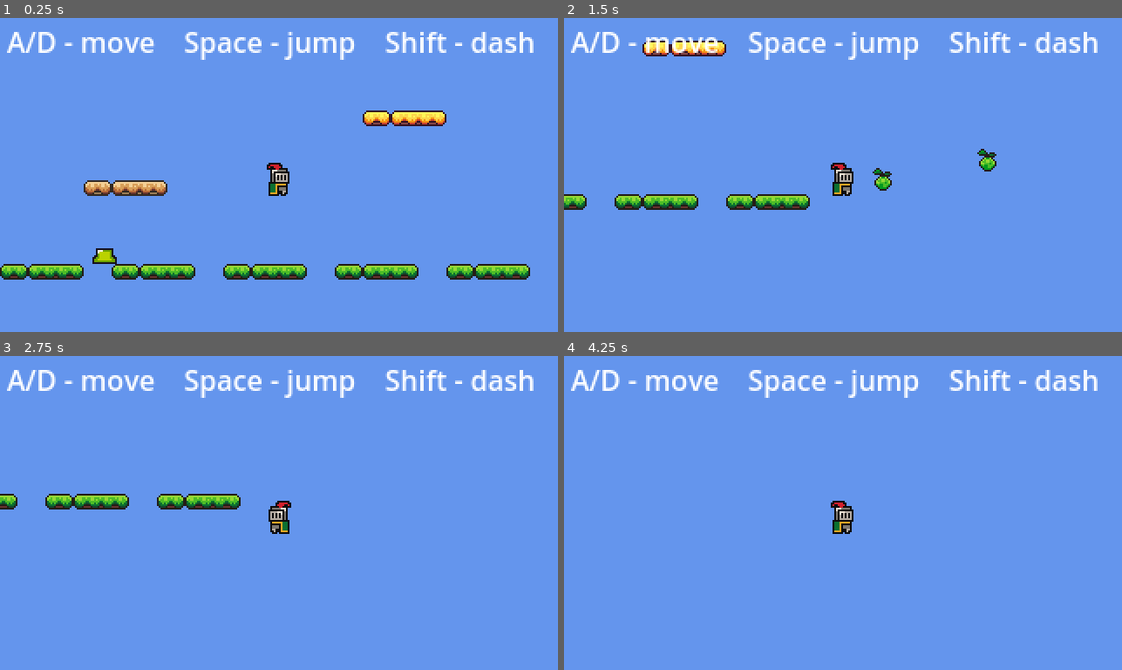
Above: before the commit, frames 1-4 (two rows, left to right).
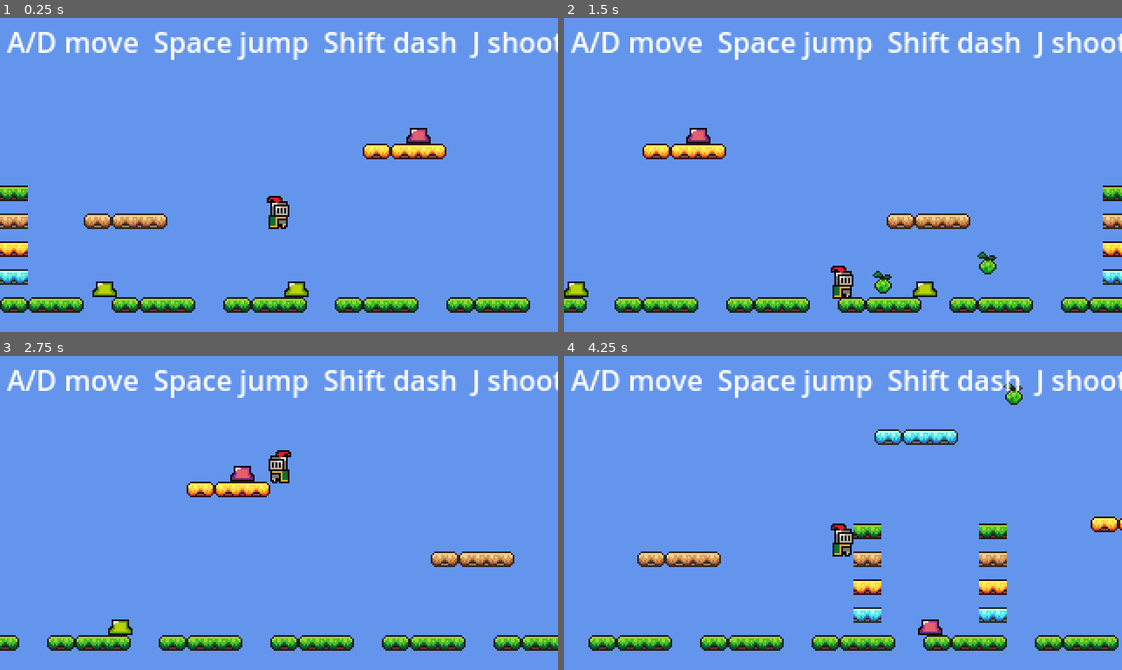
Above: after the commit, the same moments.

Repository: SolutionsByCarson/ScratchPad
Game: Godot game, scene res://scenes/main.tscn
The game is run twice, just before and just after one commit, with the same random seed, the same clock (stepped at 60 frames per second) and the same inputs.
Inputs:
- Up to frame 1 (0.25 s): no input
- Up to frame 2 (1.5 s): hold D (move_right) from 0.53 s (still down); tap Shift (dash) at 0.6 s; tap Space (jump) at 0.77, 1.07 s; tap J (shoot) at 0.8, 1.35 s
- Up to frame 3 (2.75 s): tap Space (jump) at 1.52, 1.55, 1.82, 2.1 s; release D (move_right) at 2.03 s; hold A (move_left) from 2.03 s (still down); tap Shift (dash) at 2.3 s
- Up to frame 4 (4.25 s): release A (move_left) at 2.78 s; hold D (move_right) from 2.78 s (still down); tap Shift (dash) at 2.85 s; tap Space (jump) at 3.02, 3.32, 3.77, 3.8, 4.07 s; tap J (shoot) at 3.05, 3.6 s

The runs differ from the first frame. In frame 1, 15% of the frame differs, in the area x 0-100%, y 4-94%; in frame 2, 13%; in frame 3, 11%; in frame 4, 11%.

Commit message:
Extend level to 960 wide with walls, more mobs, and purple slime variant
scenes/slime_purple.tscn is a sibling of slime.tscn that swaps the
texture to slime_purple.png; both share scripts/slime.gd.

Main scene tripled in width (320 -> 960). Floor extended (15 platform
tiles, single 960x16 collision). Two edge walls (LeftEdgeWall,
RightEdgeWall) at x=8 and x=952, each 16x64. A wall-jump shaft in the
middle: ShaftLeftWall and ShaftRightWall at x=480 and x=552 (56px
inner gap), 16x96 each. ShaftTopPlatform (64x16) sits at the top of
the shaft as a reward for climbing.

Five new platforms (Platform3-7) spread across the new area at varied
heights for traversal practice. Six new slimes: 3 green + 3 purple
spread across the level (one inside the shaft, one perched on
Platform2). HUD label updated to mention wall cling.

Camera2D in player.tscn now limited to (0, 0, 960, 180) so the camera
clamps at world edges. Vertical limits keep camera locked at y=90 for
this single-screen-tall level.

Co-Authored-By: Claude Opus 4.7 (1M context) <noreply@anthropic.com>

Diff:
--- a/scenes/fruit.tscn
+++ b/scenes/fruit.tscn
@@ -1,7 +1,7 @@
-[gd_scene load_steps=4 format=3]
+[gd_scene load_steps=4 format=3 uid="uid://cxewury5cypsk"]
 
-[ext_resource type="Script" path="res://scripts/fruit.gd" id="1_fruit"]
-[ext_resource type="Texture2D" path="res://assets/sprites/fruit.png" id="2_fruit_tex"]
+[ext_resource type="Script" uid="uid://b0da7j0vhg5xa" path="res://scripts/fruit.gd" id="1_fruit"]
+[ext_resource type="Texture2D" uid="uid://bgrqh85024kl0" path="res://assets/sprites/fruit.png" id="2_fruit_tex"]
 
 [sub_resource type="RectangleShape2D" id="RectangleShape2D_fruit"]
 size = Vector2(10, 10)
--- a/scenes/main.tscn
+++ b/scenes/main.tscn
@@ -1,22 +1,29 @@
-[gd_scene load_steps=6 format=3]
+[gd_scene load_steps=8 format=3 uid="uid://dygkjirhqc1mn"]
 
 [ext_resource type="PackedScene" path="res://scenes/player.tscn" id="1_player"]
-[ext_resource type="Texture2D" path="res://assets/sprites/platforms.png" id="2_platforms"]
+[ext_resource type="Texture2D" uid="uid://d28c8ru4hi4ii" path="res://assets/sprites/platforms.png" id="2_platforms"]
 [ext_resource type="PackedScene" path="res://scenes/slime.tscn" id="3_slime"]
+[ext_resource type="PackedScene" path="res://scenes/slime_purple.tscn" id="4_slime_purple"]
 
 [sub_resource type="RectangleShape2D" id="RectangleShape2D_floor"]
-size = Vector2(320, 16)
+size = Vector2(960, 16)
 
 [sub_resource type="RectangleShape2D" id="RectangleShape2D_platform"]
 size = Vector2(64, 16)
 
+[sub_resource type="RectangleShape2D" id="RectangleShape2D_wall_short"]
+size = Vector2(16, 64)
+
+[sub_resource type="RectangleShape2D" id="RectangleShape2D_wall_tall"]
+size = Vector2(16, 96)
+
 [node name="Main" type="Node2D"]
 
 [node name="Floor" type="StaticBody2D" parent="."]
 position = Vector2(0, 168)
 
 [node name="CollisionShape2D" type="CollisionShape2D" parent="Floor"]
-position = Vector2(160, 0)
+position = Vector2(480, 0)
 shape = SubResource("RectangleShape2D_floor")
 
 [node name="Tile1" type="Sprite2D" parent="Floor"]
@@ -49,6 +56,123 @@
 region_enabled = true
 region_rect = Rect2(0, 0, 64, 16)
 
+[node name="Tile6" type="Sprite2D" parent="Floor"]
+position = Vector2(352, 0)
+texture = ExtResource("2_platforms")
+region_enabled = true
+region_rect = Rect2(0, 0, 64, 16)
+
+[node name="Tile7" type="Sprite2D" parent="Floor"]
+position = Vector2(416, 0)
+texture = ExtResource("2_platforms")
+region_enabled = true
+region_rect = Rect2(0, 0, 64, 16)
+
+[node name="Tile8" type="Sprite2D" parent="Floor"]
+position = Vector2(480, 0)
+texture = ExtResource("2_platforms")
+region_enabled = true
+region_rect = Rect2(0, 0, 64, 16)
+
+[node name="Tile9" type="Sprite2D" parent="Floor"]
+position = Vector2(544, 0)
+texture = ExtResource("2_platforms")
+region_enabled = true
+region_rect = Rect2(0, 0, 64, 16)
+
+[node name="Tile10" type="Sprite2D" parent="Floor"]
+position = Vector2(608, 0)
+texture = ExtResource("2_platforms")
+region_enabled = true
+region_rect = Rect2(0, 0, 64, 16)
+
+[node name="Tile11" type="Sprite2D" parent="Floor"]
+position = Vector2(672, 0)
+texture = ExtResource("2_platforms")
+region_enabled = true
+region_rect = Rect2(0, 0, 64, 16)
+
+[node name="Tile12" type="Sprite2D" parent="Floor"]
+position = Vector2(736, 0)
+texture = ExtResource("2_platforms")
+region_enabled = true
+region_rect = Rect2(0, 0, 64, 16)
+
+[node name="Tile13" type="Sprite2D" parent="Floor"]
+position = Vector2(800, 0)
+texture = ExtResource("2_platforms")
+region_enabled = true
+region_rect = Rect2(0, 0, 64, 16)
+
+[node name="Tile14" type="Sprite2D" parent="Floor"]
+position = Vector2(864, 0)
+texture = ExtResource("2_platforms")
+region_enabled = true
+region_rect = Rect2(0, 0, 64, 16)
+
+[node name="Tile15" type="Sprite2D" parent="Floor"]
+position = Vector2(928, 0)
+texture = ExtResource("2_platforms")
+region_enabled = true
+region_rect = Rect2(0, 0, 64, 16)
+
+[node name="LeftEdgeWall" type="StaticBody2D" parent="."]
+position = Vector2(8, 128)
+
+[node name="CollisionShape2D" type="CollisionShape2D" parent="LeftEdgeWall"]
+shape = SubResource("RectangleShape2D_wall_short")
+
+[node name="Sprite2D" type="Sprite2D" parent="LeftEdgeWall"]
+texture = ExtResource("2_platforms")
+region_enabled = true
+region_rect = Rect2(24, 0, 16, 64)
+
+[node name="RightEdgeWall" type="StaticBody2D" parent="."]
+position = Vector2(952, 128)
+
+[node name="CollisionShape2D" type="CollisionShape2D" parent="RightEdgeWall"]
+shape = SubResource("RectangleShape2D_wall_short")
+
+[node name="Sprite2D" type="Sprite2D" parent="RightEdgeWall"]
+texture = ExtResource("2_platforms")
+region_enabled = true
+region_rect = Rect2(24, 0, 16, 64)
+
+[node name="ShaftLeftWall" type="StaticBody2D" parent="."]
+position = Vector2(480, 112)
+
+[node name="CollisionShape2D" type="CollisionShape2D" parent="ShaftLeftWall"]
+shape = SubResource("RectangleShape2D_wall_tall")
+
+[node name="Sprite2D" type="Sprite2D" parent="ShaftLeftWall"]
+texture = ExtResource("2_platforms")
+region_enabled = true
+region_rect = Rect2(24, 0, 16, 64)
+position = Vector2(0, 16)
+
+[node name="ShaftRightWall" type="StaticBody2D" parent="."]
+position = Vector2(552, 112)
+
+[node name="CollisionShape2D" type="CollisionShape2D" parent="ShaftRightWall"]
+shape = SubResource("RectangleShape2D_wall_tall")
+
+[node name="Sprite2D" type="Sprite2D" parent="ShaftRightWall"]
+texture = ExtResource("2_platforms")
+region_enabled = true
+region_rect = Rect2(24, 0, 16, 64)
+position = Vector2(0, 16)
+
+[node name="ShaftTopPlatform" type="StaticBody2D" parent="."]
+position = Vector2(516, 50)
+
+[node name="CollisionShape2D" type="CollisionShape2D" parent="ShaftTopPlatform"]
+shape = SubResource("RectangleShape2D_platform")
+
+[node name="Sprite2D" type="Sprite2D" parent="ShaftTopPlatform"]
+texture = ExtResource("2_platforms")
+region_enabled = true
+region_rect = Rect2(0, 48, 64, 16)
+
 [node name="Platform1" type="StaticBody2D" parent="."]
 position = Vector2(80, 120)
 
@@ -71,11 +195,84 @@
 region_enabled = true
 region_rect = Rect2(0, 32, 64, 16)
 
+[node name="Platform3" type="StaticBody2D" parent="."]
+position = Vector2(380, 120)
+
+[node name="CollisionShape2D" type="CollisionShape2D" parent="Platform3"]
+shape = SubResource("RectangleShape2D_platform")
+
+[node name="Sprite2D" type="Sprite2D" parent="Platform3"]
+texture = ExtResource("2_platforms")
+region_enabled = true
+region_rect = Rect2(0, 16, 64, 16)
+
+[node name="Platform4" type="StaticBody2D" parent="."]
+position = Vector2(640, 100)
+
+[node name="CollisionShape2D" type="CollisionShape2D" parent="Platform4"]
+shape = SubResource("RectangleShape2D_platform")
+
+[node name="Sprite2D" type="Sprite2D" parent="Platform4"]
+texture = ExtResource("2_platforms")
+region_enabled = true
+region_rect = Rect2(0, 32, 64, 16)
+
+[node name="Platform5" type="StaticBody2D" parent="."]
+position = Vector2(740, 60)
+
+[node name="CollisionShape2D" type="CollisionShape2D" parent="Platform5"]
+shape = SubResource("RectangleShape2D_platform")
+
+[node name="Sprite2D" type="Sprite2D" parent="Platform5"]
+texture = ExtResource("2_platforms")
+region_enabled = true
+region_rect = Rect2(0, 48, 64, 16)
+
+[node name="Platform6" type="StaticBody2D" parent="."]
+position = Vector2(820, 130)
+
+[node name="CollisionShape2D" type="CollisionShape2D" parent="Platform6"]
+shape = SubResource("RectangleShape2D_platform")
+
+[node name="Sprite2D" type="Sprite2D" parent="Platform6"]
+texture = ExtResource("2_platforms")
+region_enabled = true
+region_rect = Rect2(0, 16, 64, 16)
+
+[node name="Platform7" type="StaticBody2D" parent="."]
+position = Vector2(880, 80)
+
+[node name="CollisionShape2D" type="CollisionShape2D" parent="Platform7"]
+shape = SubResource("RectangleShape2D_platform")
+
+[node name="Sprite2D" type="Sprite2D" parent="Platform7"]
+texture = ExtResource("2_platforms")
+region_enabled = true
+region_rect = Rect2(0, 32, 64, 16)
+
 [node name="Player" parent="." instance=ExtResource("1_player")]
 position = Vector2(160, 80)
 
 [node name="Slime" parent="." instance=ExtResource("3_slime")]
 position = Vector2(60, 148)
+
+[node name="Slime2" parent="." instance=ExtResource("3_slime")]
+position = Vector2(170, 148)
+
+[node name="Slime3" parent="." instance=ExtResource("3_slime")]
+position = Vector2(370, 148)
+
+[node name="Slime4" parent="." instance=ExtResource("4_slime_purple")]
+position = Vector2(635, 148)
+
+[node name="Slime5" parent="." instance=ExtResource("3_slime")]
+position = Vector2(820, 148)
+
+[node name="Slime6" parent="." instance=ExtResource("4_slime_purple")]
+position = Vector2(516, 148)
+
+[node name="Slime7" parent="." instance=ExtResource("4_slime_purple")]
+position = Vector2(240, 60)
 
 [node name="HUD" type="CanvasLayer" parent="."]
 
@@ -84,4 +281,4 @@
 offset_top = 2.0
 offset_right = 320.0
 offset_bottom = 24.0
-text = "A/D - move    Space - jump    Shift - dash    J - shoot"
+text = "A/D move  Space jump  Shift dash  J shoot  hold into wall to cling"
--- a/scenes/player.tscn
+++ b/scenes/player.tscn
@@ -19,3 +19,7 @@
 shape = SubResource("RectangleShape2D_player")
 
 [node name="Camera2D" type="Camera2D" parent="."]
+limit_left = 0
+limit_top = 0
+limit_right = 960
+limit_bottom = 180
--- /dev/null
+++ b/scenes/slime_purple.tscn
@@ -0,0 +1,19 @@
+[gd_scene load_steps=4 format=3]
+
+[ext_resource type="Script" path="res://scripts/slime.gd" id="1_slime"]
+[ext_resource type="Texture2D" path="res://assets/sprites/slime_purple.png" id="2_slime_tex"]
+
+[sub_resource type="RectangleShape2D" id="RectangleShape2D_slime"]
+size = Vector2(16, 14)
+
+[node name="SlimePurple" type="Area2D"]
+script = ExtResource("1_slime")
+
+[node name="Sprite2D" type="Sprite2D" parent="."]
+texture = ExtResource("2_slime_tex")
+region_enabled = true
+region_rect = Rect2(0, 0, 24, 24)
+
+[node name="CollisionShape2D" type="CollisionShape2D" parent="."]
+position = Vector2(0, 4)
+shape = SubResource("RectangleShape2D_slime")
Not shown, added: scripts/fruit.gd.uid
Not shown, added: scripts/slime.gd.uid
